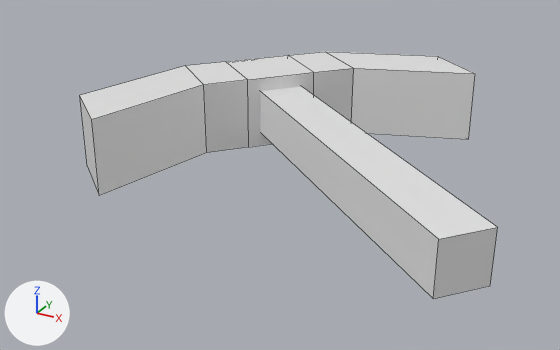
Renders of the Blender file Assets/Models/MapObject/PickAxe.blend from each side of a commit.
Both versions are drawn from a 50 mm camera at (1.25, -2.65, 1.15) aimed at (-0.19, -0.04, -0.15). Lighting does not change. The marker at lower left points along +X, +Y and +Z. Mesh edges are drawn as thin lines.

The first picture shows 'PickAxe_1', 'PickAxe_2'.
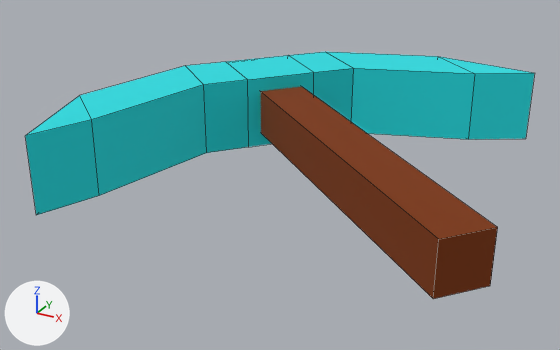
Pixel boxes (x1, y1, x2, y2) of what changed, in the pictures (560 x 350 px):
'PickAxe_2', recoloured, reshaped (white to cyan, 29% wider, 13% taller): before (80, 52, 475, 196); after (25, 52, 534, 215)
'PickAxe_1', recoloured (white to brown): (260, 86, 498, 299) in both
part 1 of me_pickaxe_2, built on: before (80, 97, 99, 194); after (25, 96, 99, 215)
part 2 of me_pickaxe_2, built on (cyan): after (438, 56, 534, 139)

The change, as a diff of the scene's bpy script:
```diff
--- a/Assets/Models/MapObject/PickAxe.blend.py
+++ b/Assets/Models/MapObject/PickAxe.blend.py
@@ mat_mat_1 @@
 mat_mat_1 = principled_material('Mat_1')
-mat_mat_1.base_color = (0.8, 0.8, 0.8)  # white #e7e7e7
+mat_mat_1.base_color = (0.214, 0.0374, 0.0)  # brown #7f3600
@@ mat_mat_2 @@
 mat_mat_2 = principled_material('Mat_2')
-mat_mat_2.base_color = (0.8, 0.8, 0.8)  # white #e7e7e7
+mat_mat_2.base_color = (0.0, 0.756, 0.8)  # cyan #00e1e7
@@ me_pickaxe_2 @@
 me_pickaxe_2.from_pydata(...)  # 24 vertices, 22 faces; spans x -0.88..0.84, y 0.21..0.81, z -0.16..0.16
 # used by ob_pickaxe_2; location = (0.0, 0.0, 0.0); rotation_euler = (0.0, 0.0, 0.873), in degrees (0, 0, 50)
 # verts and faces of me_pickaxe_2; kept vertices keep their numbers, new ones are numbered from 24
 # before: 16 (-0.88, 0.53, -0.16) at pixel (87, 166), 17 (-0.88, 0.21, -0.16) at pixel (99, 195), 18 (-0.88, 0.21, 0.16) at pixel (91, 119), 19 (-0.88, 0.53, 0.16) at pixel (79, 95)
 # before: 20 (0.84, 0.53, 0.16) at pixel (437, 56), 21 (0.84, 0.53, -0.16), 22 (0.84, 0.21, -0.16) at pixel (468, 139), 23 (0.84, 0.21, 0.16) at pixel (475, 73)
+# me_pickaxe_2 part 1
+delete_faces([(16, 17, 18, 19)])
+verts[24] = (-1.13, 0.12, -0.16)  # pixel (36, 215)
+verts[25] = (-1.13, 0.12, 0.16)  # pixel (25, 135)
+faces += [(17, 18, 25, 24), (18, 19, 25), (16, 17, 24), (16, 24, 25, 19)]
+# me_pickaxe_2 part 2
+delete_faces([(20, 23, 22, 21)])
+verts[26] = (1.09, 0.12, 0.16)  # pixel (534, 72)
+verts[27] = (1.09, 0.12, -0.16)  # pixel (525, 138)
+faces += [(20, 26, 27, 21), (20, 23, 26), (22, 27, 26, 23), (21, 27, 22)]
 me_pickaxe_2.materials.append(mat_mat_2)
```
